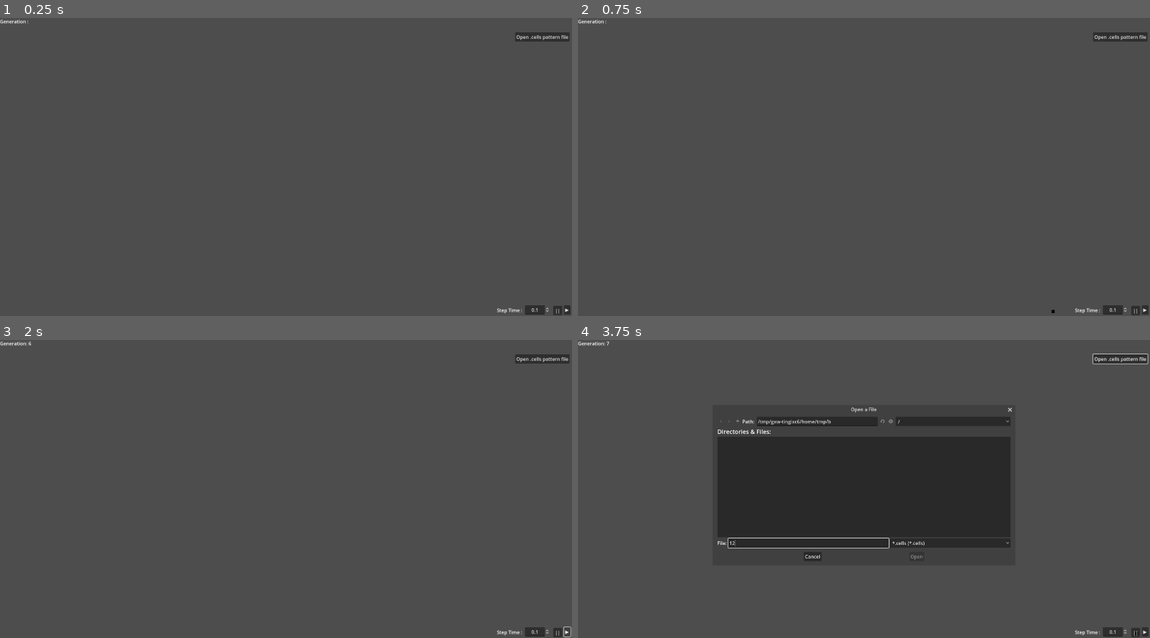
Above: before the commit, frames 1-4 (two rows, left to right).
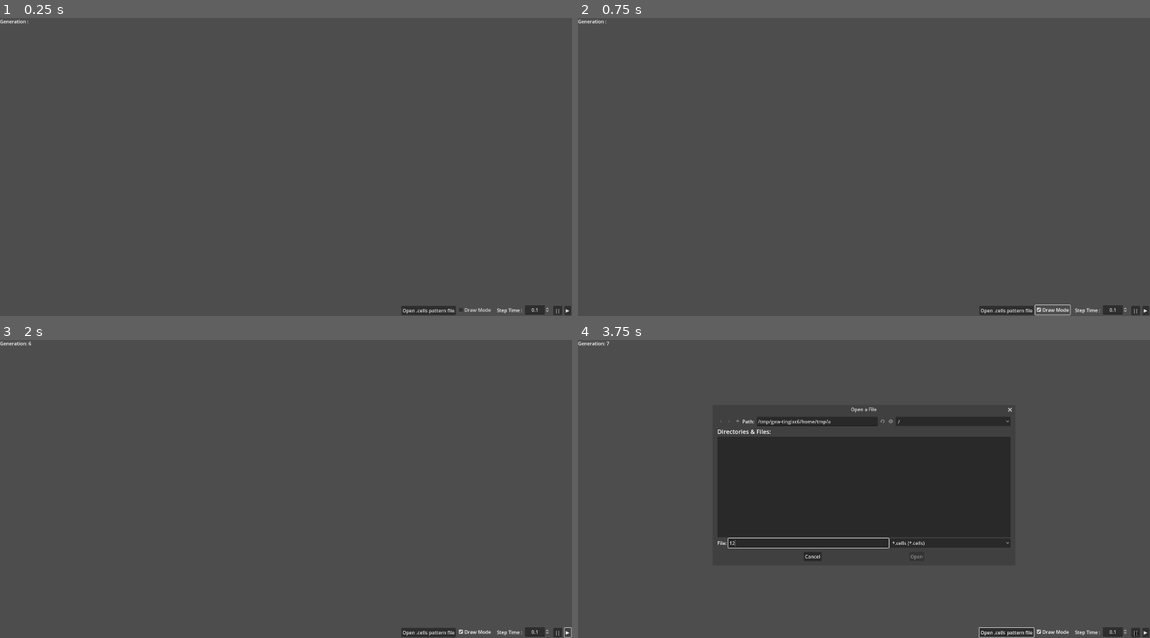
Above: after the commit, the same moments.

Repository: tosmatos/godot_game_of_life
Game: Godot game, scene res://game_of_life.tscn
The game is run twice, just before and just after one commit, with the same random seed, the same clock (stepped at 60 frames per second) and the same inputs.
Inputs (mouse positions are in pixels of both pictures, inside the frame that each line leads up to):
- Up to frame 1 (0.25 s): no input
- Up to frame 2 (0.75 s): click (1052, 310) at 0.5 s, where only the run after the commit has a clickable "Draw Mode"
- Up to frame 3 (2 s): click "▶" at 1.25 s
- Up to frame 4 (3.75 s): click "||" at 2 s; click "Open .cells pattern file" at 2.75 s; click (806, 542) at 3.52 s; type "12" at 3.6 s

The runs differ from the first frame. In frame 1, 0.5% of the frame differs, in the area x 70-100%, y 4-100%; in frame 2, 0.6%; in frame 3, 0.6%; in frame 4, 0.7%, in the area x 43-100%, y 4-100%.

Commit message:
Adds drawing toggle

Diff:
--- a/game_of_life.gd
+++ b/game_of_life.gd
@@ -12,6 +12,8 @@
 var parser: PlaintextPatternParser = PlaintextPatternParser.new()
 
 var chosen_pattern
+
+var mouse_left_down: bool = false
 
 func _ready():
 	# Calculate grid dimensions based on viewport size
@@ -41,21 +43,25 @@
 		print(chosen_pattern)
 		)
 
+	$Control/DrawMode.toggled.connect(func(toggled_on): drawing = toggled_on)
+
 func _input(event):
+	if event is InputEventMouseButton:
+			if event.button_index == 1 and event.is_pressed():
+				mouse_left_down = true
+			elif event.button_index == 1 and not event.is_pressed():
+				mouse_left_down = false
+
 	if event is InputEventMouseButton and event.button_index == MOUSE_BUTTON_LEFT:
-		# Start/stop drawing on mouse press/release
-		if event.button_index == MOUSE_BUTTON_LEFT:
-			drawing = event.pressed
-
-		if chosen_pattern != null:
-			place_pattern(chosen_pattern)
-
-		# Toggle cell on click
 		if event.button_index == MOUSE_BUTTON_LEFT and event.pressed:
-			draw_at_mouse_position()
+			if drawing:
+				# Toggle cell on click
+				draw_at_mouse_position()
+			elif chosen_pattern != null:
+				place_pattern(chosen_pattern)
 
 	# Draw while mouse is held down
-	if event is InputEventMouseMotion and drawing:
+	if event is InputEventMouseMotion and drawing and mouse_left_down:
 		draw_at_mouse_position()
 
 func draw_at_mouse_position():
--- a/game_of_life.tscn
+++ b/game_of_life.tscn
@@ -37,10 +37,10 @@
 anchor_top = 1.0
 anchor_right = 1.0
 anchor_bottom = 1.0
-offset_left = 1893.0
-offset_top = 964.0
-offset_right = 1915.0
-offset_bottom = 995.0
+offset_left = 1895.0
+offset_top = 966.0
+offset_right = 1917.0
+offset_bottom = 997.0
 grow_horizontal = 0
 grow_vertical = 0
 text = "▶"
@@ -99,11 +99,18 @@
 alignment = 1
 
 [node name="FilePicker" type="Button" parent="Control"]
-layout_mode = 0
-offset_left = 1729.0
-offset_top = 48.0
-offset_right = 1894.0
-offset_bottom = 79.0
+layout_mode = 1
+anchors_preset = 7
+anchor_left = 0.5
+anchor_top = 1.0
+anchor_right = 0.5
+anchor_bottom = 1.0
+offset_left = 1347.0
+offset_top = 966.0
+offset_right = 1530.0
+offset_bottom = 997.0
+grow_horizontal = 2
+grow_vertical = 0
 text = "Open .cells pattern file"
 
 [node name="FileDialog" type="FileDialog" parent="Control"]
@@ -114,3 +121,11 @@
 file_mode = 0
 access = 2
 filters = PackedStringArray("*.cells")
+
+[node name="DrawMode" type="CheckBox" parent="Control"]
+layout_mode = 0
+offset_left = 1535.0
+offset_top = 964.0
+offset_right = 1652.0
+offset_bottom = 995.0
+text = "Draw Mode"
